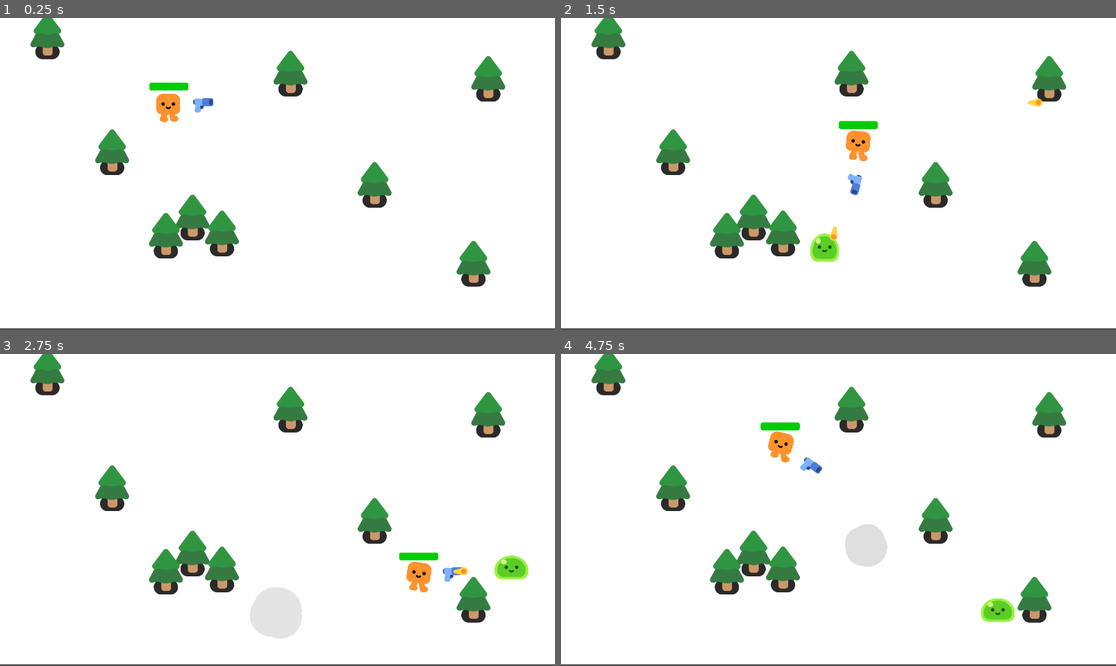
Above: before the commit, frames 1-4 (two rows, left to right).
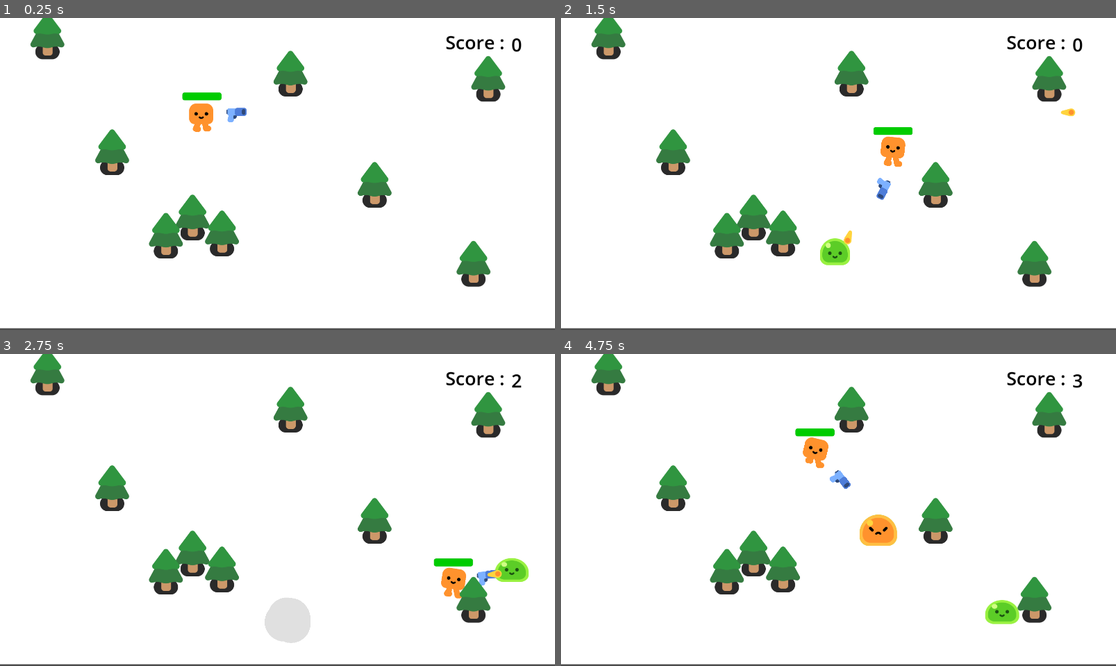
Above: after the commit, the same moments.

Repository: LeoGoder/Godot2DGame
Game: Godot game, scene res://Scene/game.tscn
Same seed, same stepped clock (60 frames per second), same inputs: the game is played once before the commit and once after it.
Inputs:
- Up to frame 1 (0.25 s): no input
- Up to frame 2 (1.5 s): hold D (Droite) 0.53-1.28 s; hold S (Bas) from 1.28 s (still down)
- Up to frame 3 (2.75 s): release S (Bas) at 2.03 s; hold D (Droite) from 2.03 s (still down)
- Up to frame 4 (4.75 s): release D (Droite) at 2.78 s; hold W (Haut) 2.78-3.53 s; hold A (Gauche) from 3.53 s (still down)

The runs differ from the first frame. In frame 1, 1.4% of the frame differs, in the area x 26-94%, y 5-37%; in frame 2, 2.2%; in frame 3, 2.4%; in frame 4, 2.9%, in the area x 35-94%, y 5-87%.

Commit message:
Third commit

Diff:
--- a/Scene/Gun.tscn
+++ b/Scene/Gun.tscn
@@ -1,7 +1,7 @@
 [gd_scene load_steps=4 format=3 uid="uid://bba7af0bix2et"]
 
 [ext_resource type="Texture2D" uid="uid://cswb5do8rrj7q" path="res://pistol/pistol.png" id="1_38jfh"]
-[ext_resource type="Script" path="res://Scene/Gun.gd" id="1_fehfi"]
+[ext_resource type="Script" path="res://Script/Gun.gd" id="1_f3yhb"]
 
 [sub_resource type="CircleShape2D" id="CircleShape2D_f0hxs"]
 radius = 1038.26
@@ -9,7 +9,7 @@
 [node name="Gun" type="Area2D"]
 collision_layer = 0
 collision_mask = 2
-script = ExtResource("1_fehfi")
+script = ExtResource("1_f3yhb")
 
 [node name="CollisionShape2D" type="CollisionShape2D" parent="."]
 scale = Vector2(1.0046, 1)
--- a/Scene/game.tscn
+++ b/Scene/game.tscn
@@ -3,6 +3,7 @@
 [ext_resource type="PackedScene" uid="uid://ts4gb4qfcuo8" path="res://Scene/character_body_2d.tscn" id="1_ki52t"]
 [ext_resource type="Script" path="res://Script/game.gd" id="1_xjqex"]
 [ext_resource type="PackedScene" uid="uid://c73ssen07v81b" path="res://Scene/PineTree.tscn" id="2_aow4h"]
+[ext_resource type="Script" path="res://Script/CurrentScore.gd" id="4_wlttd"]
 
 [sub_resource type="RectangleShape2D" id="RectangleShape2D_mpn7q"]
 size = Vector2(1934, 20)
@@ -13,10 +14,6 @@
 }
 point_count = 5
 
-[sub_resource type="LabelSettings" id="LabelSettings_ihtw5"]
-font_size = 64
-font_color = Color(0, 0, 0, 1)
-
 [node name="Game" type="Node2D"]
 y_sort_enabled = true
 script = ExtResource("1_xjqex")
@@ -26,7 +23,7 @@
 offset_bottom = 1074.0
 
 [node name="Player" parent="." instance=ExtResource("1_ki52t")]
-position = Vector2(584, 353)
+position = Vector2(698, 387)
 
 [node name="PineTree" parent="." instance=ExtResource("2_aow4h")]
 position = Vector2(164, 118)
@@ -102,46 +99,54 @@
 visible = false
 
 [node name="Label" type="Label" parent="GameOverScreen"]
-modulate = Color(0, 0, 0, 1)
 anchors_preset = 5
 anchor_left = 0.5
 anchor_right = 0.5
 offset_left = -199.5
 offset_right = 199.5
-offset_bottom = 88.0
+offset_bottom = 131.0
 grow_horizontal = 2
+theme_override_colors/font_color = Color(0, 0, 0, 1)
+theme_override_font_sizes/font_size = 64
 text = "Game Over ! "
-label_settings = SubResource("LabelSettings_ihtw5")
 
 [node name="Restart" type="Button" parent="GameOverScreen"]
-anchors_preset = 8
-anchor_left = 0.5
-anchor_top = 0.5
-anchor_right = 0.5
-anchor_bottom = 0.5
-offset_left = -162.0
-offset_top = -351.0
-offset_right = 162.0
-offset_bottom = -257.0
-grow_horizontal = 2
-grow_vertical = 2
+offset_left = 890.0
+offset_top = 383.0
+offset_right = 1076.0
+offset_bottom = 476.0
 theme_override_font_sizes/font_size = 32
 text = "Restart"
 
 [node name="Quit" type="Button" parent="GameOverScreen"]
-anchors_preset = 8
-anchor_left = 0.5
-anchor_top = 0.5
-anchor_right = 0.5
-anchor_bottom = 0.5
-offset_left = -162.0
-offset_top = -175.0
-offset_right = 162.0
-offset_bottom = -81.0
-grow_horizontal = 2
-grow_vertical = 2
+offset_left = 890.0
+offset_top = 524.0
+offset_right = 1079.0
+offset_bottom = 624.0
 theme_override_font_sizes/font_size = 32
 text = "Quit"
 
+[node name="Score" type="CanvasLayer" parent="."]
+
+[node name="Label" type="Label" parent="Score"]
+offset_left = 1541.0
+offset_top = 39.0
+offset_right = 1771.0
+offset_bottom = 127.0
+theme_override_colors/font_color = Color(0, 0, 0, 1)
+theme_override_font_sizes/font_size = 64
+text = "Score : "
+
+[node name="CurrentScore" type="Label" parent="Score"]
+offset_left = 1769.0
+offset_top = 47.0
+offset_right = 1841.0
+offset_bottom = 146.0
+theme_override_colors/font_color = Color(0, 0, 0, 1)
+theme_override_font_sizes/font_size = 64
+script = ExtResource("4_wlttd")
+
 [connection signal="health_depleted" from="Player" to="." method="_on_player_health_depleted"]
 [connection signal="timeout" from="Timer" to="." method="_on_timer_timeout"]
+[connection signal="pressed" from="GameOverScreen/Restart" to="." method="_on_restart_pressed"]
+[connection signal="pressed" from="GameOverScreen/Quit" to="." method="_on_quit_pressed"]
--- /dev/null
+++ b/Scene/game_over_screen.tscn
@@ -0,0 +1,30 @@
+[gd_scene load_steps=2 format=3 uid="uid://buk4h1kyxycei"]
+
+[ext_resource type="Script" path="res://Script/game_over_screen.gd" id="1_6mqxv"]
+
+[node name="GameOverScreen" type="Control"]
+layout_mode = 3
+anchors_preset = 15
+anchor_right = 1.0
+anchor_bottom = 1.0
+grow_horizontal = 2
+grow_vertical = 2
+script = ExtResource("1_6mqxv")
+
+[node name="MarginContainer" type="MarginContainer" parent="."]
+layout_mode = 0
+offset_right = 40.0
+offset_bottom = 40.0
+
+[node name="VBoxContainer" type="VBoxContainer" parent="MarginContainer"]
+layout_mode = 2
+
+[node name="Restart" type="Button" parent="MarginContainer/VBoxContainer"]
+layout_mode = 2
+text = "Restart"
+
+[node name="Quit" type="Button" parent="MarginContainer/VBoxContainer"]
+layout_mode = 2
+text = "Quit"
+
+[connection signal="pressed" from="MarginContainer/VBoxContainer/Quit" to="." method="_on_quit_pressed"]
--- /dev/null
+++ b/Script/CurrentScore.gd
@@ -0,0 +1,9 @@
+extends Label
+
+
+
+func _ready():
+	text = str(Global.EnnemyKilled)
+
+func _physics_process(delta):
+	_ready()
--- /dev/null
+++ b/Script/GameOverScreen.gd
@@ -0,0 +1,5 @@
+extends Control
+
+
+func _on_quit_pressed():
+	get_tree().quit()
--- /dev/null
+++ b/Script/Global.gd
@@ -0,0 +1,3 @@
+extends Node
+
+var EnnemyKilled = 0
--- /dev/null
+++ b/Script/Quit.gd
@@ -0,0 +1,8 @@
+extends Button
+
+
+
+
+
+func _on_pressed():
+	get_tree().quit()
--- a/Script/game.gd
+++ b/Script/game.gd
@@ -13,5 +13,16 @@
 
 
 func _on_player_health_depleted():
-	%GameOverScreen.visible = true
-	get_tree().paused = true
+	%GameOverScreen.show()
+	Engine.time_scale = 0
+
+
+
+
+func _on_quit_pressed():
+	get_tree().quit()
+
+
+func _on_restart_pressed():
+	get_tree().change_scene_to_file("res://.godot/exported/133200997/export-3c636b806aa9ba0a0547fbcdae143120-game.scn")
+	Engine.time_scale = 1
--- /dev/null
+++ b/Script/game_over_screen.gd
@@ -0,0 +1,7 @@
+extends Control
+
+
+
+
+func _on_quit_pressed():
+	get_tree().quit()
--- a/Script/mobs.gd
+++ b/Script/mobs.gd
@@ -17,6 +17,7 @@
 	%Slime.play_hurt()
 	if health == 0:
 		queue_free()
+		Global.EnnemyKilled += 1
 		const SmokeScene = preload("res://smoke_explosion/smoke_explosion.tscn")
 		var smoke = SmokeScene.instantiate()
 		get_parent().add_child(smoke)
--- a/project.godot
+++ b/project.godot
@@ -14,6 +14,10 @@
 run/main_scene="res://Scene/game.tscn"
 config/features=PackedStringArray("4.2", "Forward Plus")
 config/icon="res://icon.svg"
+
+[autoload]
+
+Global="*res://Script/Global.gd"
 
 [display]
 
Renamed: Scene/Gun.gd -> Script/Gun.gd
